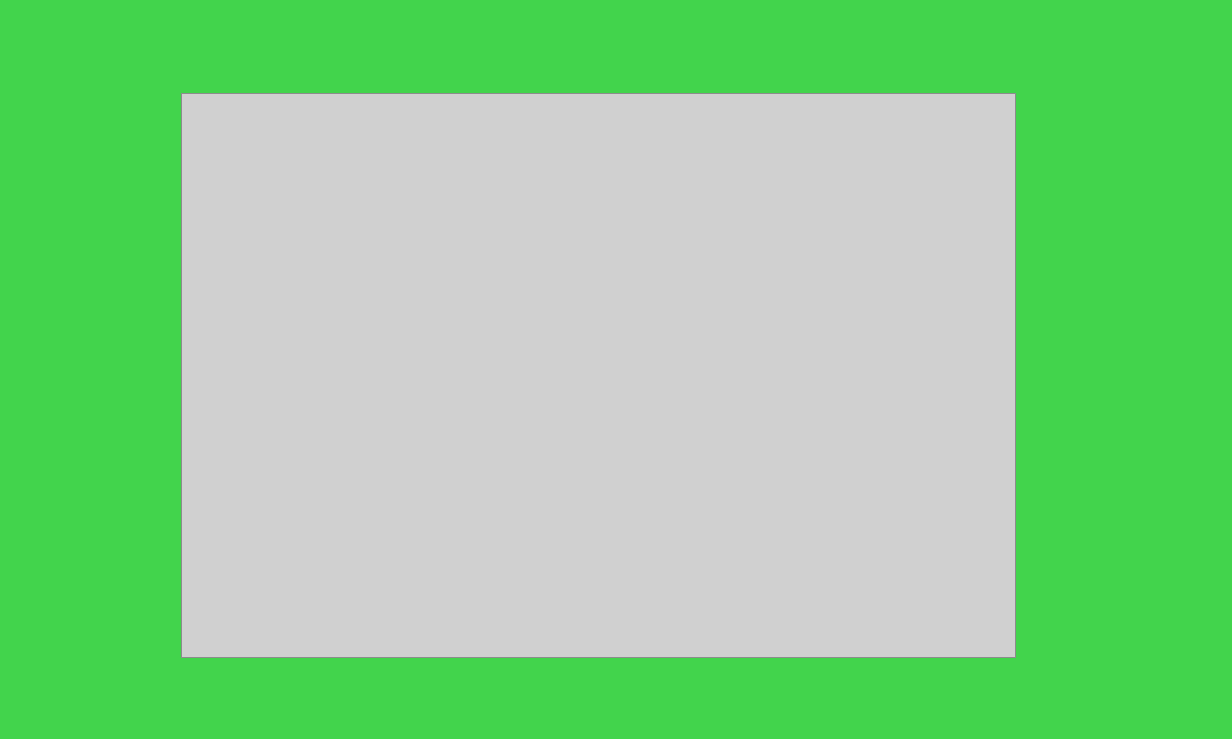
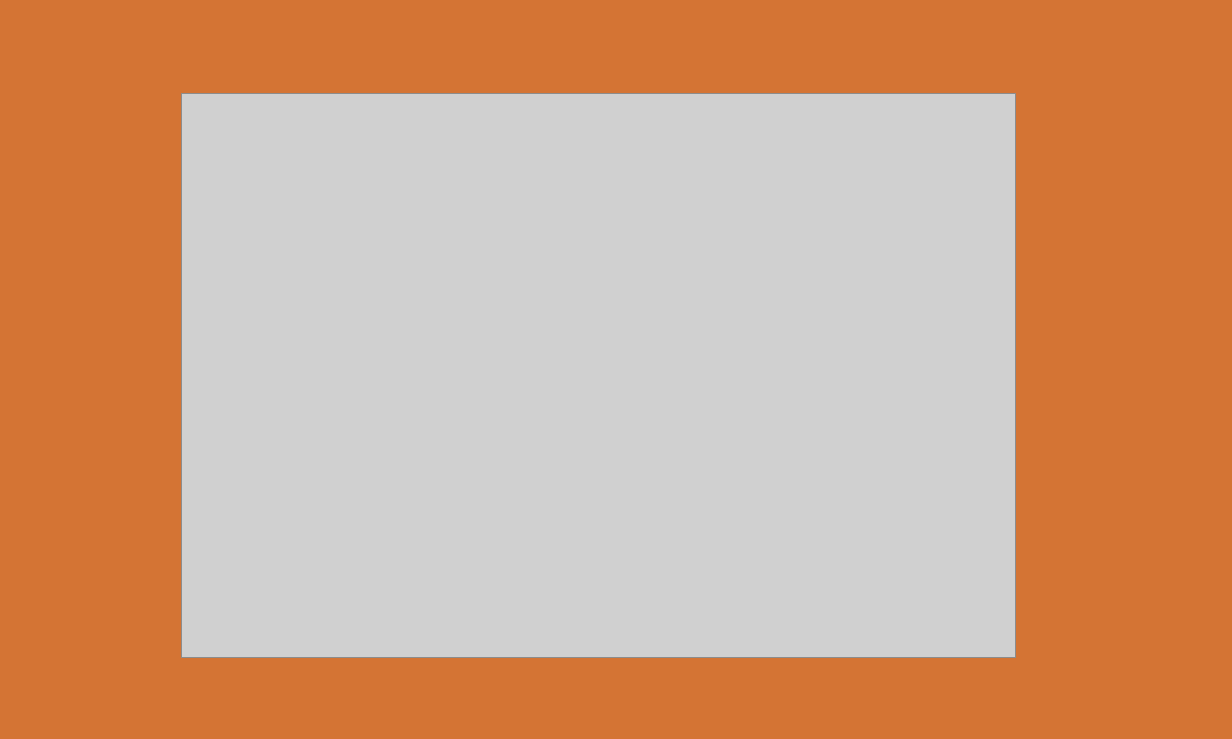
Before and after one commit to shervinshaikh/follow_along, a slide deck: slide 5 of public/pdf/demo.pptx. Drawn at 1232x739 pixels with LibreOffice and Linux fonts; fonts in the diff are those of the drawing; grey boxes stand for pictures. Boxes give left, top, right and bottom in pixels: in the first picture for what was removed or moved away, otherwise in the second. Text is boxed around its words. In the diff, an @@ line names an element or a change of style, - is before the commit and + after.

```diff
--- a/public/pdf/demo.pptx
+++ b/public/pdf/demo.pptx
@@ background #42D44C to #D47434 @@
```
Also in this commit, not shown: 1 slide added, 1 slide removed, 1 other file.
